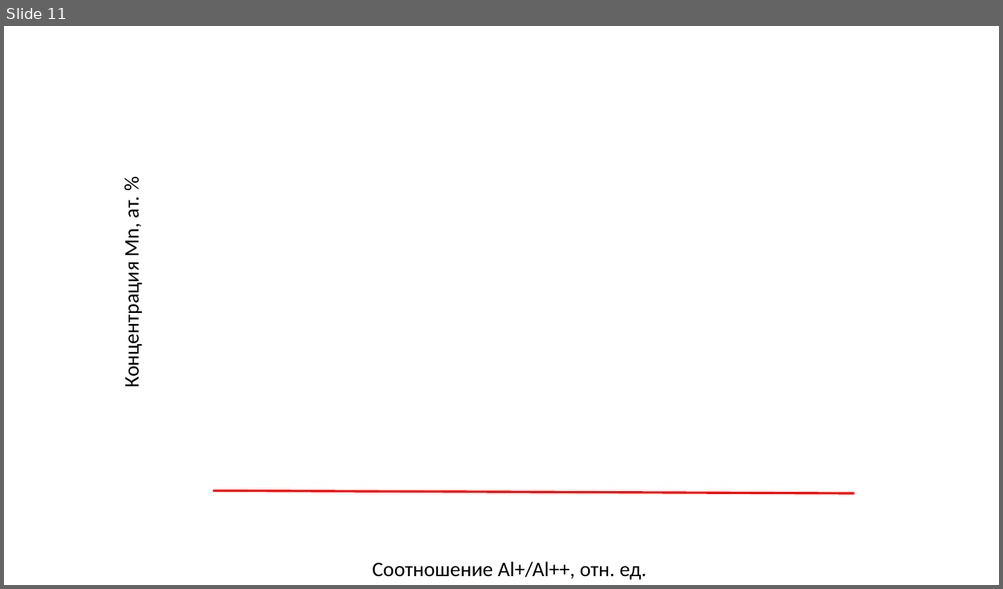
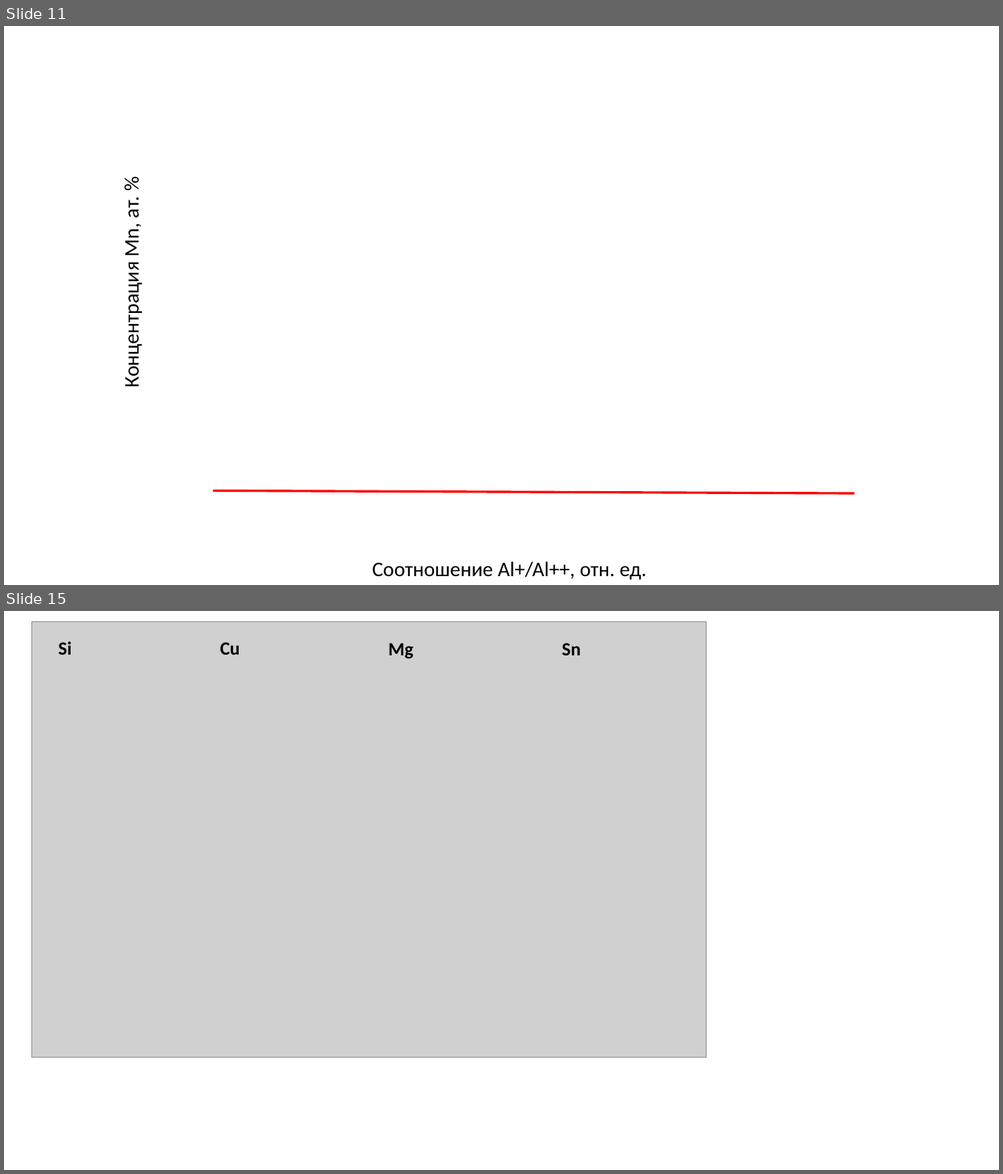
Before and after one commit to Antonchuk/Dissertation, a slide deck: images/additional inf/Params.pptx. Shown one above the other, each under a label of ours: slide 11 before the commit, slides 11 and 15 after it; the slides between them are not shown. The pictures are 1003x589 and 1003x1174 pixels, drawn with LibreOffice and Linux fonts; fonts in the diff are those of the drawing; grey boxes stand for pictures. Boxes give left, top, right and bottom in pixels: in the first picture for what was removed or moved away, otherwise in the second. Text is boxed around its words. In the diff, an @@ line names an element or a change of style, - is before the commit and + after.

```diff
--- a/images/additional inf/Params.pptx
+++ b/images/additional inf/Params.pptx
@@ slide 15 added at box(4, 611, 999, 1170), background #FFFFFF @@
@@ picture added at box(32, 621, 706, 1057) @@
@@ text added at box(58, 641, 71, 655), 18 pt, text #000000, bold @@
+Si
@@ text added at box(220, 642, 240, 655), 18 pt, text #000000, bold @@
+Cu
@@ text added at box(388, 643, 413, 659), 18 pt, text #000000, bold @@
+Mg
@@ text added at box(562, 643, 580, 655), 18 pt, text #000000, bold @@
+Sn
```
Also in this commit, not shown: 1 slide changed, 3 other slides added, 18 other files.
